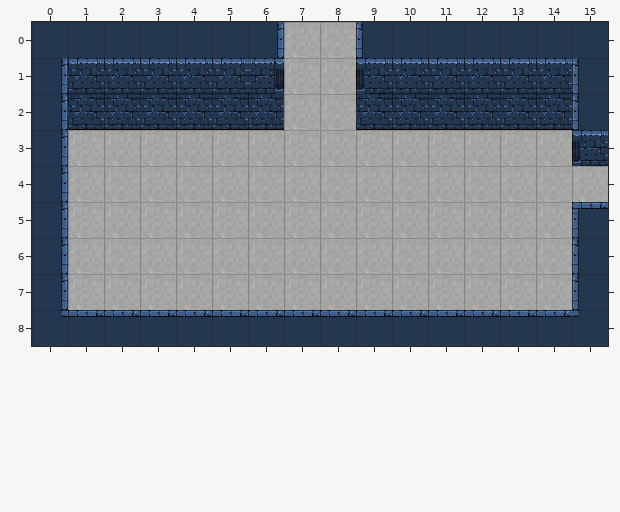
Tiled map: maps/dungeon-09.tmx. This is how it looked before the edit.
Cells are 50x50 px. Shown: x 0..15, y 0..8.
Now the later version:
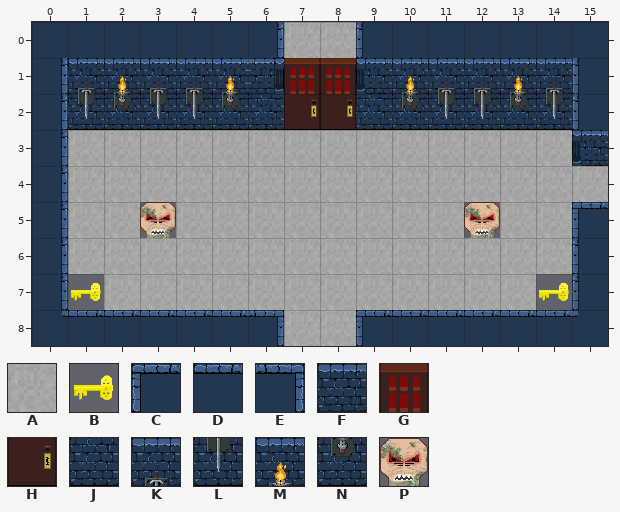
Key: from "tiles": A 1, B 4, C 6, D 7, E 8, F 13, G 19, H 22, J 23, K 55, L 56, M 65, N 69, P 83.
_ is an empty cell, . an unchanged one.
Edits made:
--- layer "floor"
@@ x 1..14 @@
-1 FFFFF.AA.FFFFF
-2 JJJJJ.AA.JJJJJ
+1 KMKKM.GG.MKKMK
+2 LNLLN.HH.NLLNL
@@ x 3..12 @@
-5 A........A
+5 P........P
@@ x 1..14 @@
-7 A............A
-8 .....DDDD.....
+7 B............B
+8 .....EAAC.....
Boxes around the changes in both pictures, in picture pixels (x1, y1, x2, y2):
changed: (78, 76, 239, 119)
changed: (284, 58, 356, 130)
changed: (402, 76, 563, 119)
changed: (140, 202, 176, 238)
changed: (464, 202, 500, 238)
changed: (68, 274, 104, 310)
changed: (536, 274, 572, 310)
changed: (248, 310, 363, 346)
